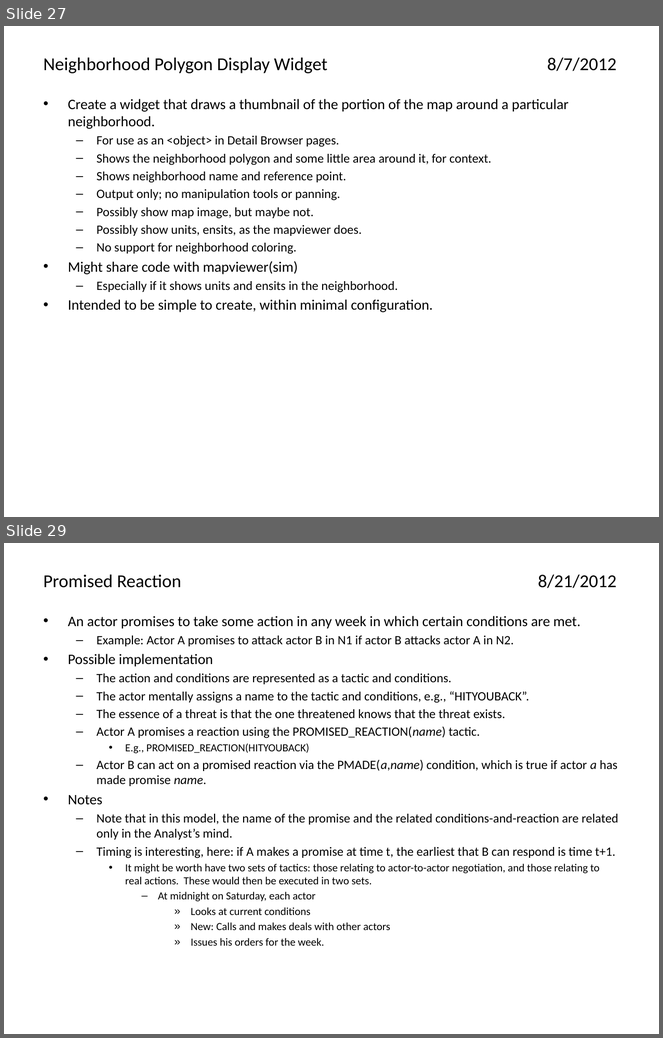
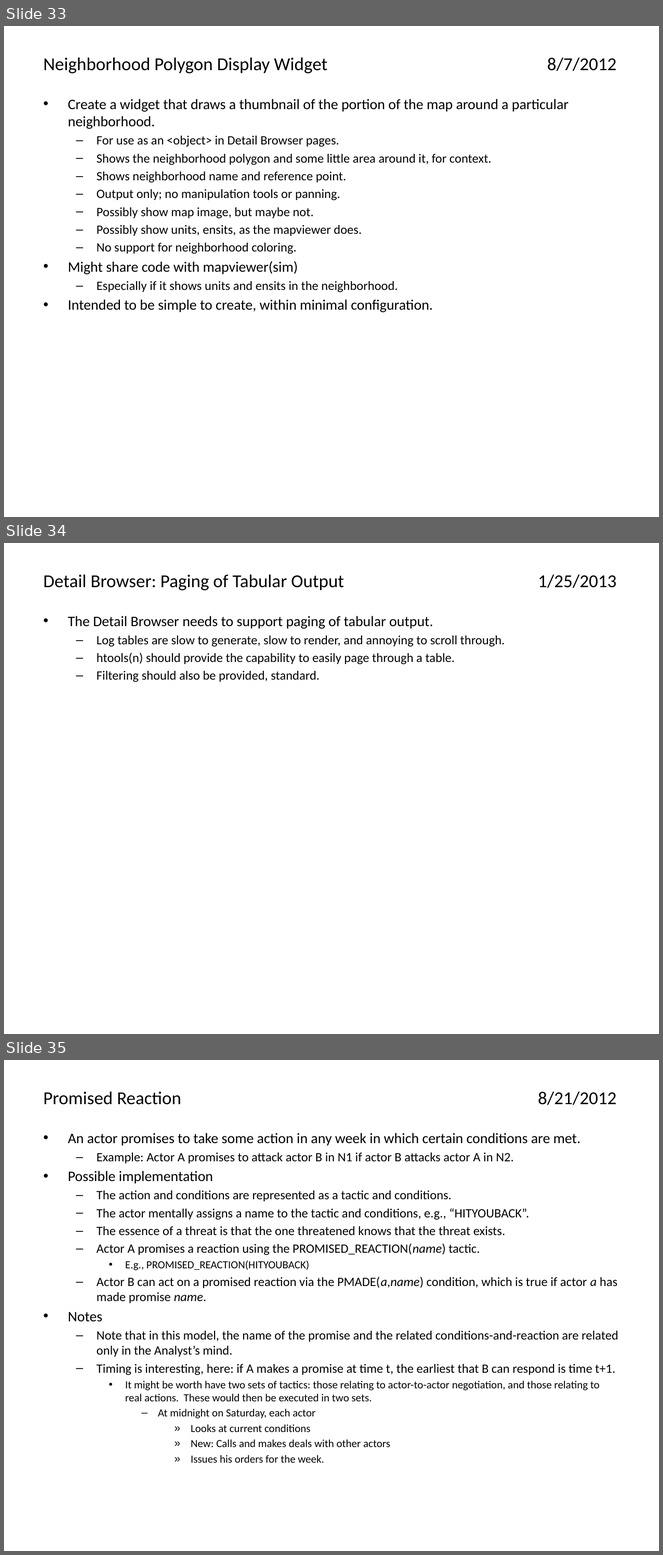
Before and after one commit to AthenaModel/athena-legacy, a slide deck: docs/dev/ideas.pptx. Shown one above the other, each under a label of ours: slides 27 and 29 before the commit, slides 33, 34 and 35 after it; the slides between them are not shown. The pictures are 663x1038 and 663x1555 pixels, drawn with LibreOffice and Linux fonts; fonts in the diff are those of the drawing. Boxes give left, top, right and bottom in pixels: in the first picture for what was removed or moved away, otherwise in the second. Text is boxed around its words. In the diff, an @@ line names an element or a change of style, - is before the commit and + after.

```diff
--- a/docs/dev/ideas.pptx
+++ b/docs/dev/ideas.pptx
@@ slide 34 added at box(4, 543, 659, 1034), background #FFFFFF @@
@@ title added at box(44, 574, 617, 590), 20 pt, text #000000 @@
+Detail Browser: Paging of Tabular Output 1/25/2013
@@ text added at box(68, 616, 505, 682), 14 pt, text #000000 @@
+• The Detail Browser needs to support paging of tabular output.
+  – Log tables are slow to generate, slow to render, and annoying to scroll through.
+  – htools(n) should provide the capability to easily page through a table.
+  – Filtering should also be provided, standard.
@@ what was slide 27 is now slide 33 @@
@@ what was slide 29 is now slide 35 @@
```
Also in this commit, not shown: 3 slides changed, 7 other slides added, 2 slides removed.
